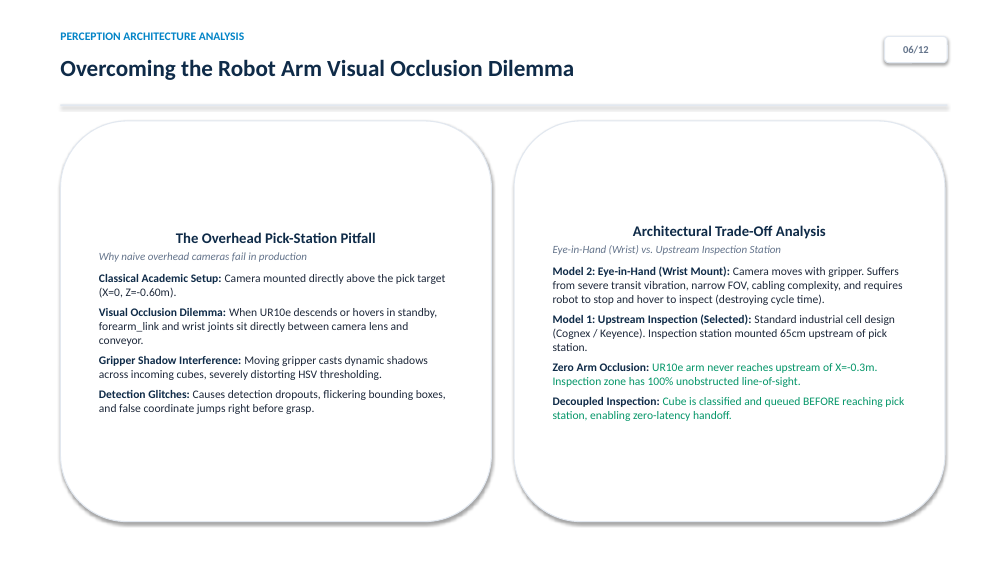
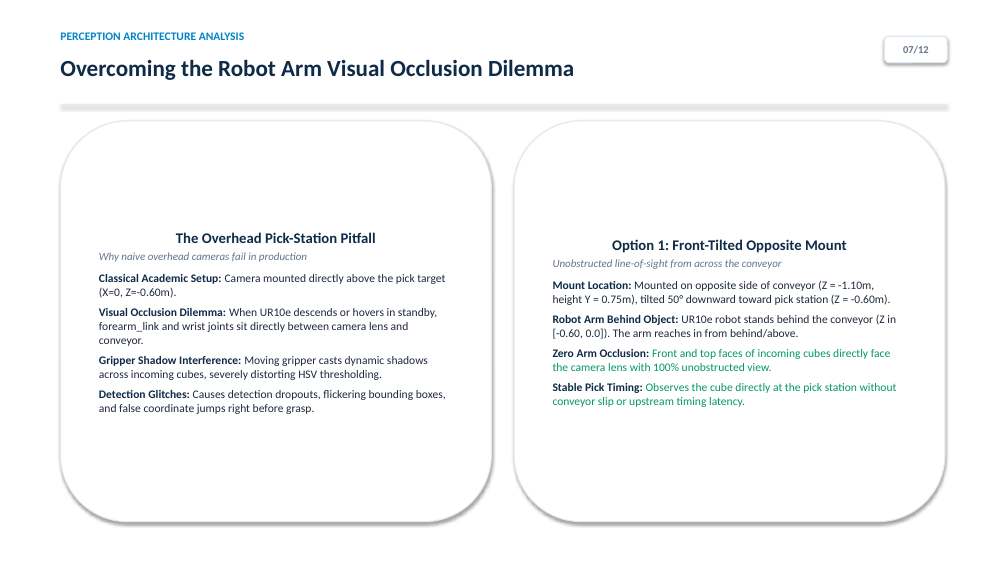
Before and after one commit to lnkduyy/VGU26-Project-UC8, a slide deck: slide 7 of docs/week07/UC8_Week07_Presentation.pptx (slide 6 before the commit). Drawn at 1008x567 pixels with LibreOffice and Linux fonts; fonts in the diff are those of the drawing. Boxes give left, top, right and bottom in pixels: in the first picture for what was removed or moved away, otherwise in the second. Text is boxed around its words. In the diff, an @@ line names an element or a change of style, - is before the commit and + after.

Commit message:
docs(week07): finalize PDF/PPTX presentations and benchmark analysis for front-tilted vision and parallel grasping

```diff
--- a/docs/week07/UC8_Week07_Presentation.pptx
+++ b/docs/week07/UC8_Week07_Presentation.pptx
@@ text in rounded rectangle at (903, 45, 929, 53): text changed @@
-06/12
+07/12
@@ text in rounded rectangle at (553, 239, 897, 407): text changed @@
-Architectural Trade-Off Analysis
-Eye-in-Hand (Wrist) vs. Upstream Inspection Station
-Model 2: Eye-in-Hand (Wrist Mount): Camera moves with gripper. Suffers from severe transit vibration, narrow FOV, cabling complexity, and requires robot to stop and hover to inspect (destroying cycle time).
-Model 1: Upstream Inspection (Selected): Standard industrial cell design (Cognex / Keyence). Inspection station mounted 65cm upstream of pick station.
-Zero Arm Occlusion: UR10e arm never reaches upstream of X=-0.3m. Inspection zone has 100% unobstructed line-of-sight.
-Decoupled Inspection: Cube is classified and queued BEFORE reaching pick station, enabling zero-latency handoff.
+Option 1: Front-Tilted Opposite Mount
+Unobstructed line-of-sight from across the conveyor
+Mount Location: Mounted on opposite side of conveyor (Z = -1.10m, height Y = 0.75m), tilted 50° downward toward pick station (Z = -0.60m).
+Robot Arm Behind Object: UR10e robot stands behind the conveyor (Z in [-0.60, 0.0]). The arm reaches in from behind/above.
+Zero Arm Occlusion: Front and top faces of incoming cubes directly face the camera lens with 100% unobstructed view.
+Stable Pick Timing: Observes the cube directly at the pick station without conveyor slip or upstream timing latency.
```
Also in this commit, not shown: 9 other slides changed, 1 slide added, 1 slide removed, 10 other files.
